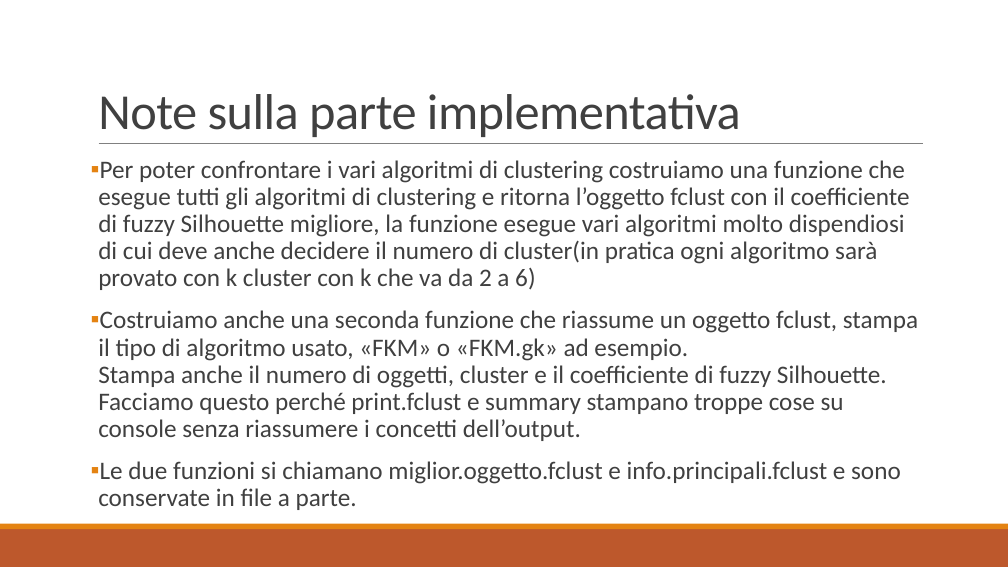
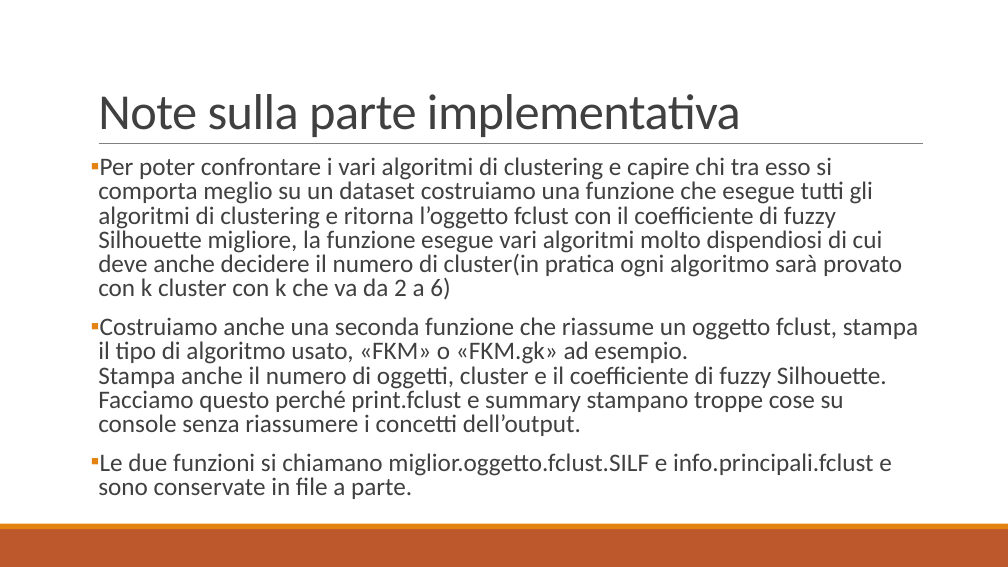
Before and after one commit to Gallo00/progettoDM, a slide deck: slide 37 of relazione.pptx. Drawn at 1008x567 pixels with LibreOffice and Linux fonts; fonts in the diff are those of the drawing. Boxes give left, top, right and bottom in pixels: in the first picture for what was removed or moved away, otherwise in the second. Text is boxed around its words. In the diff, an @@ line names an element or a change of style, - is before the commit and + after.

```diff
--- a/relazione.pptx
+++ b/relazione.pptx
@@ text at bbox=[98, 157, 902, 300]: text changed @@
-▪ Per poter confrontare i vari algoritmi di clustering costruiamo una funzione che esegue tutti gli algoritmi di clustering e ritorna l’oggetto fclust con il coefficiente di fuzzy Silhouette migliore, la funzione esegue vari algoritmi molto dispendiosi di cui deve anche decidere il numero di cluster(in pratica ogni algoritmo sarà provato con k cluster con k che va da 2 a 6)
+▪ Per poter confrontare i vari algoritmi di clustering e capire chi tra esso si comporta meglio su un dataset costruiamo una funzione che esegue tutti gli algoritmi di clustering e ritorna l’oggetto fclust con il coefficiente di fuzzy Silhouette migliore, la funzione esegue vari algoritmi molto dispendiosi di cui deve anche decidere il numero di cluster(in pratica ogni algoritmo sarà provato con k cluster con k che va da 2 a 6)
@@ text at bbox=[98, 317, 918, 436]: line spacing 0.9 to 0.8 @@
@@ text at bbox=[98, 453, 892, 499]: text changed @@
-▪ Le due funzioni si chiamano miglior.oggetto.fclust e info.principali.fclust e sono conservate in file a parte.
+▪ Le due funzioni si chiamano miglior.oggetto.fclust.SILF e info.principali.fclust e sono conservate in file a parte.
```
Also in this commit, not shown: 4 other slides changed, 2 slides added, 8 other files.
